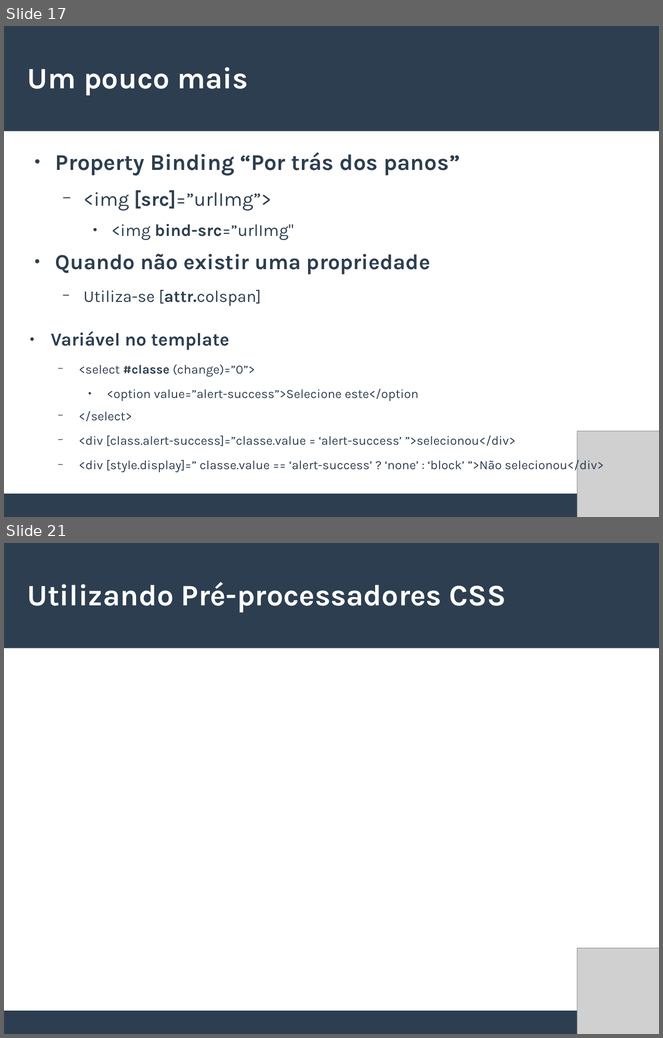
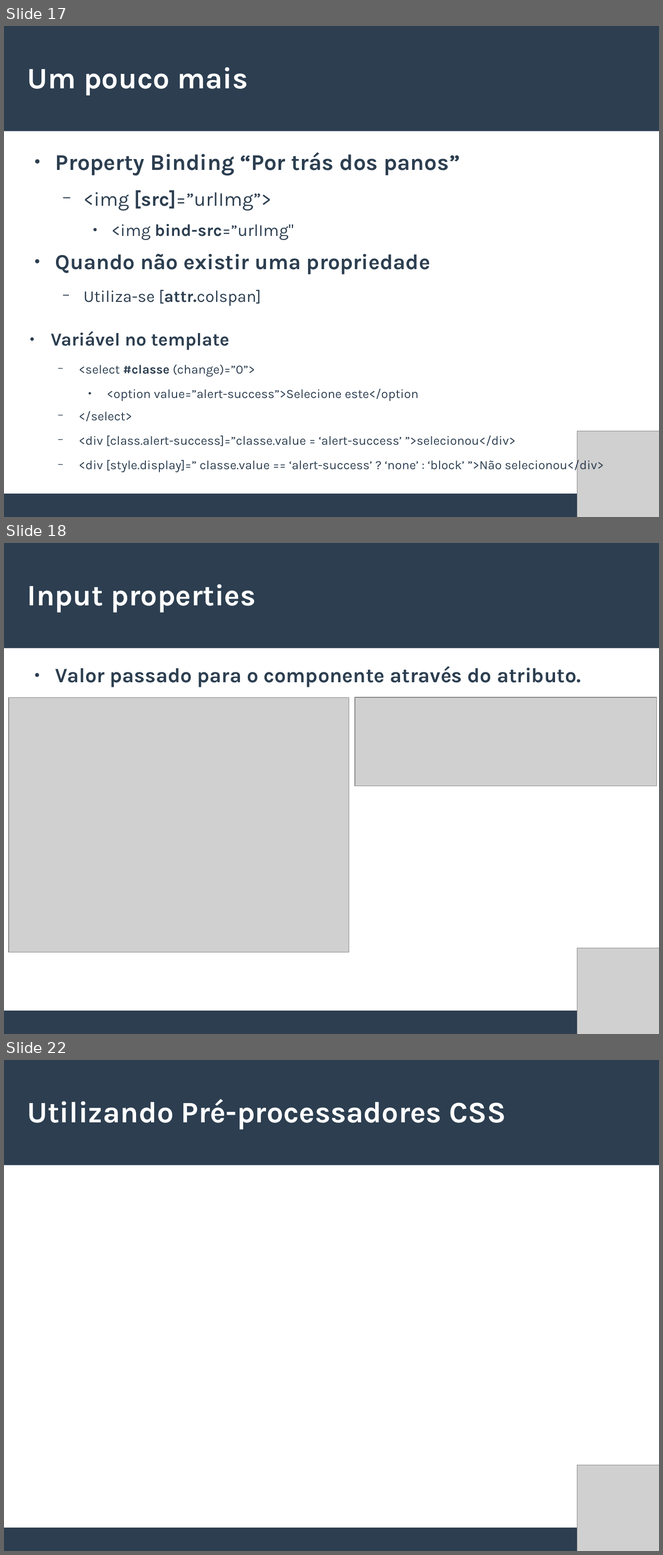
Before and after one commit to willianmarquesfreire/AulasAngular2, a slide deck: Slides.odp. Shown one above the other, each under a label of ours: slides 17 and 21 before the commit, slides 17, 18 and 22 after it; the slides between them are not shown. The pictures are 663x1038 and 663x1555 pixels, drawn with LibreOffice and Linux fonts; fonts in the diff are those of the drawing; grey boxes stand for pictures. Boxes give left, top, right and bottom in pixels: in the first picture for what was removed or moved away, otherwise in the second. Text is boxed around its words. In the diff, an @@ line names an element or a change of style, - is before the commit and + after.

```diff
--- a/Slides.odp
+++ b/Slides.odp
@@ slide 18 added at [4,543,659,1034], background #FFFFFF; not listed: 2 template elements that a slide beside it also shows @@
@@ title added at [27,584,256,613], 36 pt, text #FFFFFF, bold @@
+Input properties
@@ text added at [55,666,581,688], 24.8 pt, text #2C3E50, bold @@
+● Valor passado para o componente através do atributo.
@@ picture added at [9,697,349,953] @@
@@ picture added at [356,697,658,786] @@
@@ picture added at [578,949,659,1034] @@
@@ what was slide 21 is now slide 22 @@
```
Also in this commit, not shown: 2 slides changed, 1 other slide added, 1 slide removed, 41 other files.
